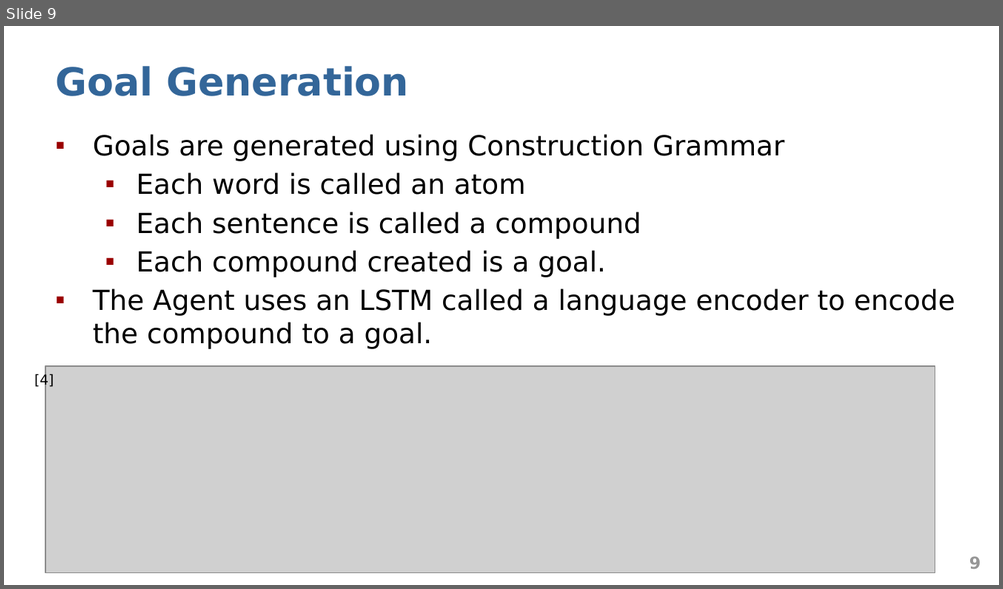
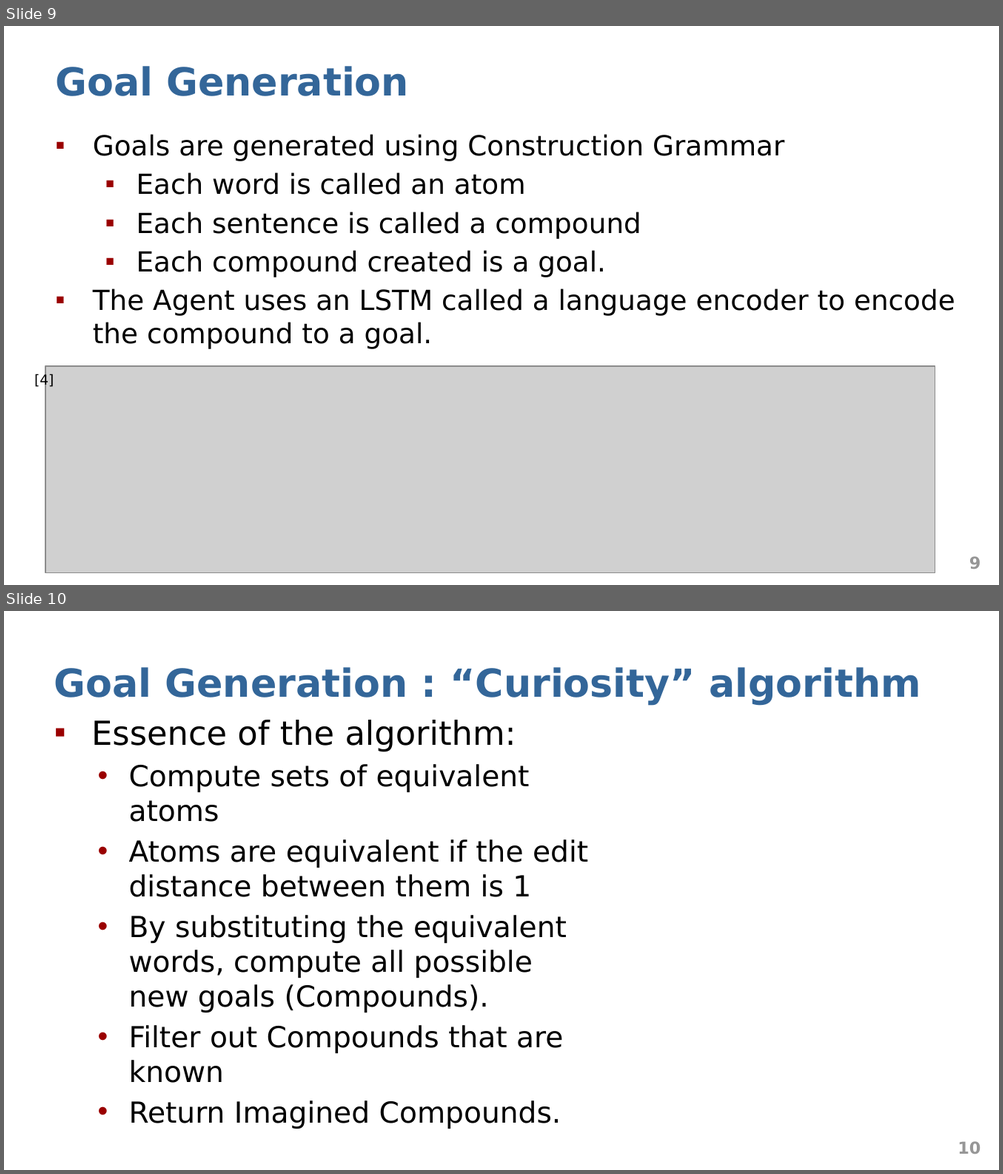
Before and after one commit to abduskhazi/deep-reinforcement-learning-seminar, a slide deck: presentation.pptx. Shown one above the other, each under a label of ours: slide 9 before the commit, slides 9 and 10 after it. The pictures are 1003x589 and 1003x1174 pixels, drawn with LibreOffice and Linux fonts; fonts in the diff are those of the drawing; grey boxes stand for pictures. Boxes give left, top, right and bottom in pixels: in the first picture for what was removed or moved away, otherwise in the second. Text is boxed around its words. In the diff, an @@ line names an element or a change of style, - is before the commit and + after.

```diff
--- a/presentation.pptx
+++ b/presentation.pptx
@@ slide 10 added at (4,611,999,1170), background #FFFFFF @@
@@ title added at (54,667,921,705), 28 pt, text #336699, bold @@
+Goal Generation : “Curiosity” algorithm
@@ text added at (91,720,588,1129), 21 pt, text #000000 @@
+▪ Essence of the algorithm:
+  • Compute sets of equivalent
+    atoms
+  • Atoms are equivalent if the edit
+    distance between them is 1
+  • By substituting the equivalent
+    words, compute all possible
+    new goals (Compounds).
+  • Filter out Compounds that are
+    known
+  • Return Imagined Compounds.
@@ page number added at (957,1142,980,1154), 12 pt, text #969696, bold @@
+10
```
Also in this commit, not shown: 5 other slides added, 1 slide removed.
